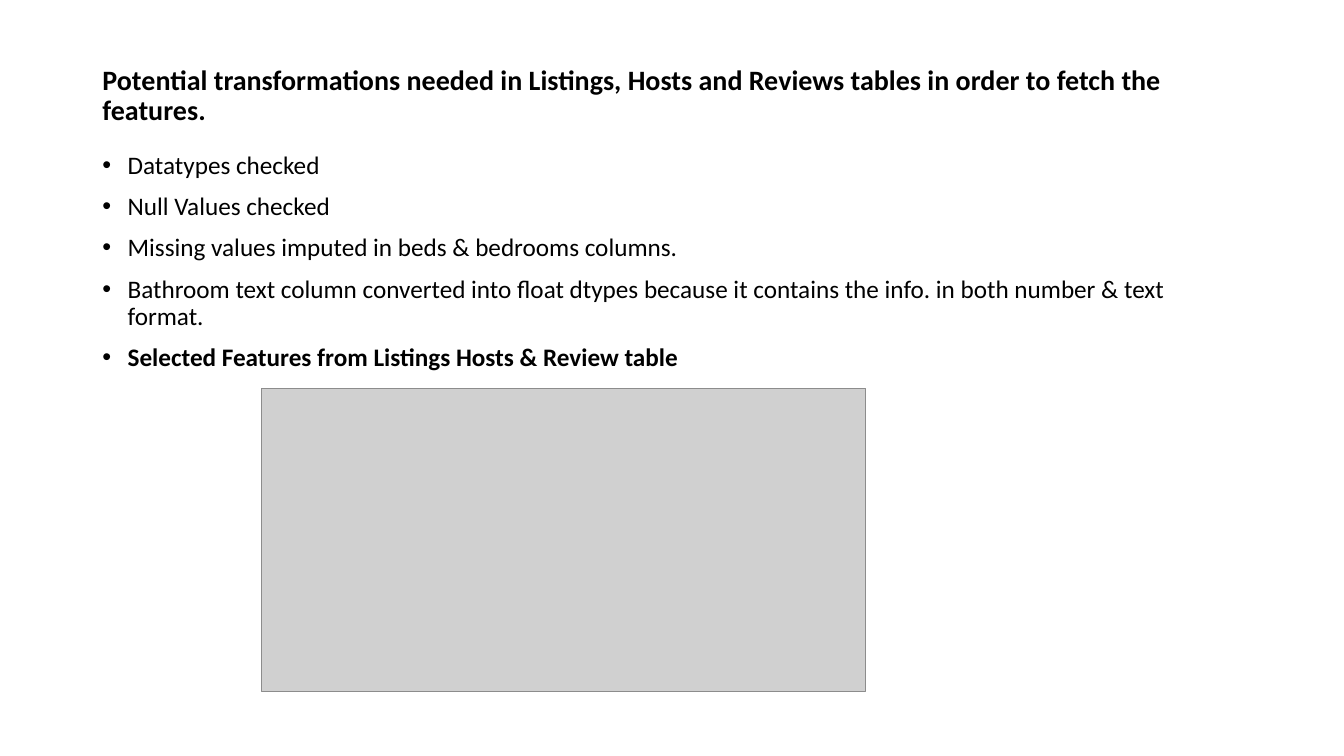
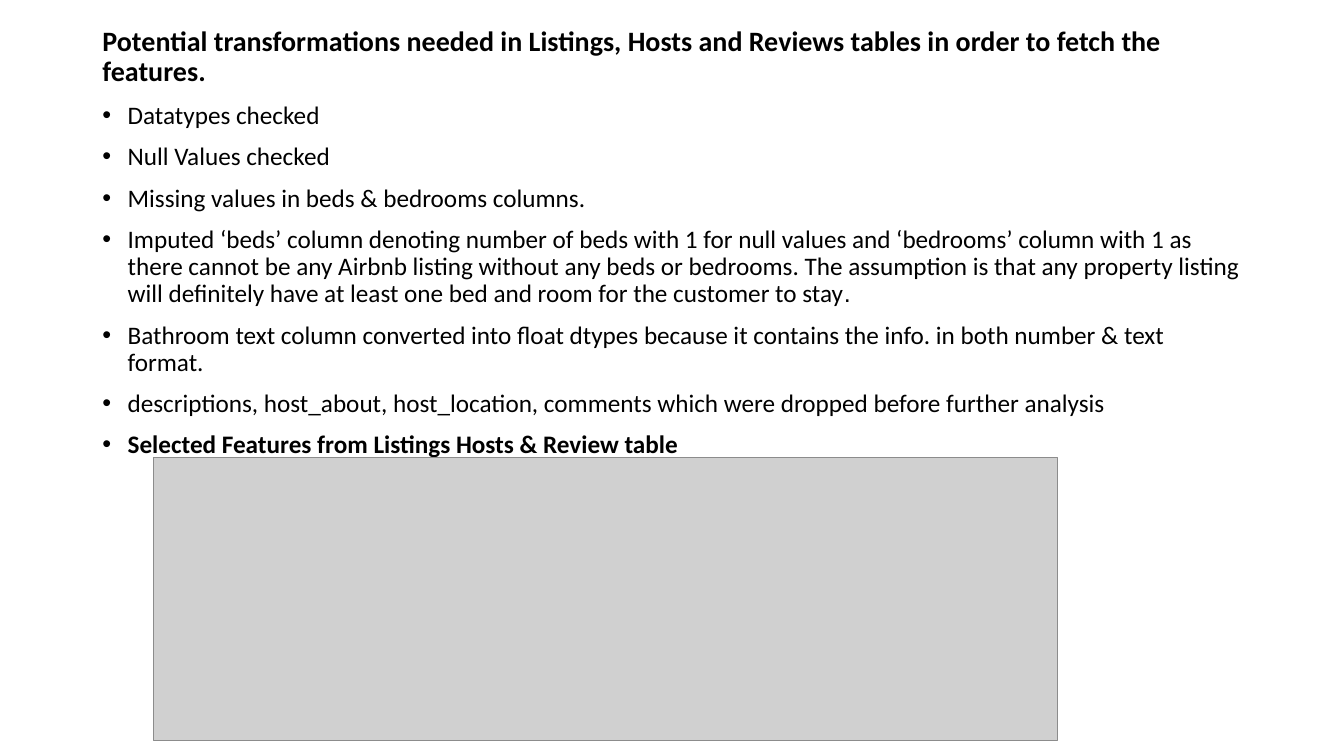
Before and after one commit to VarshaPimple/Airbnb_Price_Prediction, a slide deck: slide 6 of AIRBNB.pptx. Drawn at 1344x756 pixels with LibreOffice and Linux fonts; fonts in the diff are those of the drawing; grey boxes stand for pictures. Boxes give left, top, right and bottom in pixels: in the first picture for what was removed or moved away, otherwise in the second. Text is boxed around its words. In the diff, an @@ line names an element or a change of style, - is before the commit and + after.

```diff
--- a/AIRBNB.pptx
+++ b/AIRBNB.pptx
@@ title "Potential transformations needed in Listings, ...": place and size @@
-title "Potential transformations needed in Listings, ..." at bbox=[102, 70, 1161, 121]
+title "Potential transformations needed in Listings, ..." at bbox=[102, 31, 1161, 82]
@@ text "Datatypes checked": place and size @@
-text "Datatypes checked" at bbox=[128, 156, 1164, 371]
+text "Datatypes checked" at bbox=[128, 106, 1238, 460]
@@ text at bbox=[128, 189, 1238, 306]: text changed @@
-• Missing values imputed in beds & bedrooms columns.
+• Missing values in beds & bedrooms columns.
+• Imputed ‘beds’ column denoting number of beds with 1 for null values and ‘bedrooms’ column with 1 as there cannot be any Airbnb listing without any beds or bedrooms. The assumption is that any property listing will definitely have at least one bed and room for the customer to stay.
@@ text at bbox=[128, 394, 1105, 416]: paragraph added @@
+• descriptions, host_about, host_location, comments which were dropped before further analysis
@@ picture: place and size @@
-picture at bbox=[261, 388, 866, 692]
+picture at bbox=[153, 458, 1058, 741]
```
Also in this commit, not shown: 6 other slides changed.
